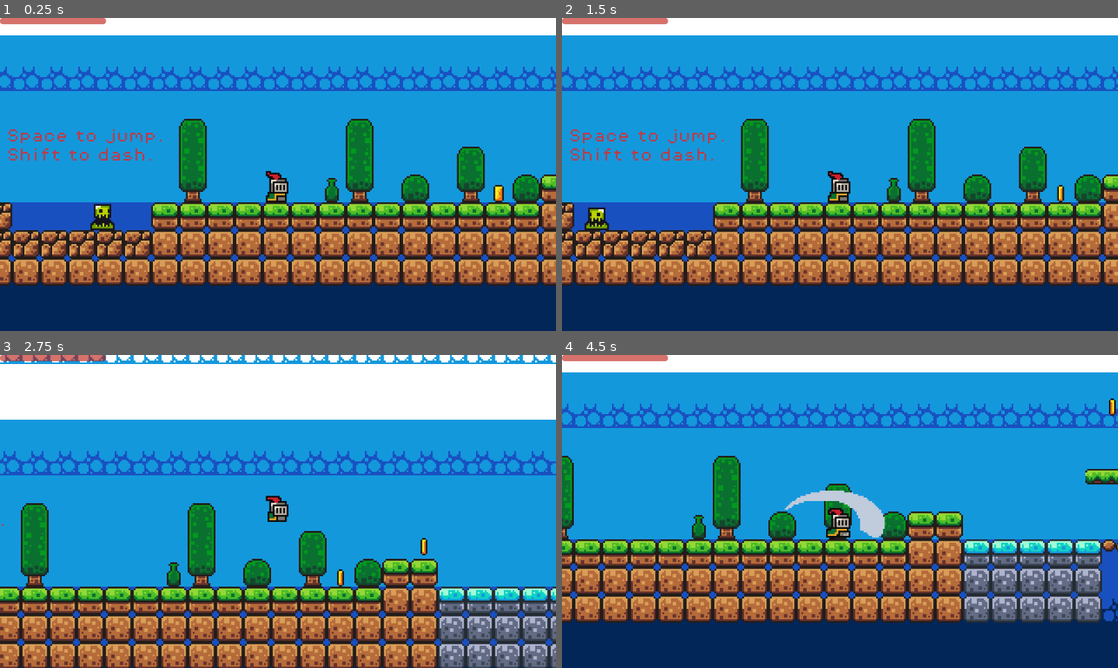
Above: before the commit, frames 1-4 (two rows, left to right).
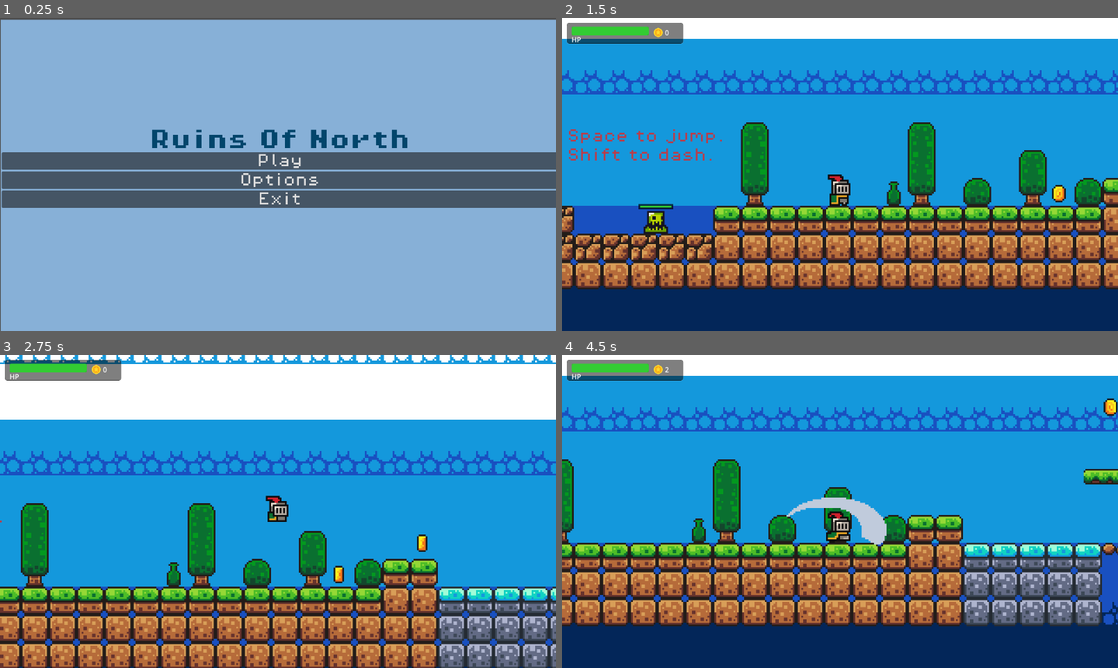
Above: after the commit, the same moments.

Repository: Kacprr/ThesisGameProject
Game: Godot game, scene res://Scenes/main_menu.tscn
The game is run twice, just before and just after one commit, with the same random seed, the same clock (stepped at 60 frames per second) and the same inputs. Before the commit the project starts from res://Scenes/game.tscn.
Inputs (mouse positions are in pixels of both pictures, inside the frame that each line leads up to):
- Up to frame 1 (0.25 s): no input
- Up to frame 2 (1.5 s): click (840, 180) at 0.5 s, where only the run after the commit has a clickable "Options"; click (840, 161) at 1.25 s, where only the run after the commit has a clickable "Play"
- Up to frame 3 (2.75 s): hold Right (move_right) from 2.03 s (still down); hold Z (attack) from 2.03 s (still down); tap Space (jump) at 2.27 s
- Up to frame 4 (4.5 s): release Z (attack) at 2.78 s; tap Z (attack) at 2.85, 4.35 s; tap Space (jump) at 3.02 s; release Right (move_right) at 3.53 s; hold Left (move_left) 3.53-4.28 s; hold Z (attack) 3.53-4.28 s; tap Shift (dash) at 3.6 s; hold Right (move_right) from 4.28 s (still down)

The runs differ from the first frame. In frame 1, 100% of the frame differs, in the area x 0-100%, y 0-100%; in frame 2, 27%; in frame 3, 1.9%; in frame 4, 27%.

Commit message:
- feat(hud,combat,ai): add polished HUD, tweened health, slime HP bars; fix shutdown errors -Redesign HUD with styled panel, health ProgressBar, coin icon score -Wire score updates from GameManager; defer init to avoid nil refs -Tween health bar updates; add safe queued updates -Add HealthBar class and attach to slimes; increase slime HP; update on damage -Change sword attack to deal damage with per-target cooldown -Prevent shutdown issues by guarding updates in exit_tree

Diff:
--- a/ruinsofnorth/Scenes/HUD.tscn
+++ b/ruinsofnorth/Scenes/HUD.tscn
@@ -1,15 +1,78 @@
-[gd_scene load_steps=2 format=3 uid="uid://ck3pxjp1rj2is"]
+[gd_scene load_steps=6 format=3 uid="uid://ck3pxjp1rj2is"]
 
 [ext_resource type="Script" uid="uid://n5x6wv4ccpnl" path="res://Scripts/hud.gd" id="1_sd512"]
+[ext_resource type="Texture2D" uid="uid://b476uqstrun2m" path="res://Assets/sprites/star.png" id="2_jo1ms"]
+
+[sub_resource type="StyleBoxFlat" id="1"]
+bg_color = Color(0, 0, 0, 0.5)
+border_width_left = 1
+border_width_top = 1
+border_width_right = 1
+border_width_bottom = 1
+border_color = Color(1, 1, 1, 0.15)
+corner_radius_top_left = 6
+corner_radius_top_right = 6
+corner_radius_bottom_right = 6
+corner_radius_bottom_left = 6
+
+[sub_resource type="StyleBoxFlat" id="2"]
+bg_color = Color(0.15, 0.15, 0.18, 0.9)
+corner_radius_top_left = 4
+corner_radius_top_right = 4
+corner_radius_bottom_right = 4
+corner_radius_bottom_left = 4
+
+[sub_resource type="StyleBoxFlat" id="3"]
+bg_color = Color(0.2, 0.8, 0.2, 1)
+corner_radius_top_left = 4
+corner_radius_top_right = 4
+corner_radius_bottom_right = 4
+corner_radius_bottom_left = 4
 
 [node name="HUD" type="CanvasLayer"]
 script = ExtResource("1_sd512")
 
-[node name="HealthBar" type="ProgressBar" parent="."]
-modulate = Color(1, 0.0509804, 0, 1)
-offset_right = 244.0
-offset_bottom = 14.0
+[node name="UIFrame" type="Panel" parent="."]
+offset_left = 10.0
+offset_top = 10.0
+offset_right = 280.0
+offset_bottom = 60.0
+theme_override_styles/panel = SubResource("1")
+
+[node name="HealthBar" type="ProgressBar" parent="UIFrame"]
+layout_mode = 0
+offset_left = 12.0
+offset_top = 10.0
+offset_right = 190.0
+offset_bottom = 30.0
+theme_override_styles/background = SubResource("2")
+theme_override_styles/fill = SubResource("3")
 max_value = 5.0
 step = 1.0
 value = 5.0
 show_percentage = false
+
+[node name="HpLabel" type="Label" parent="UIFrame"]
+layout_mode = 0
+offset_left = 12.0
+offset_top = 28.0
+offset_right = 36.0
+offset_bottom = 51.0
+text = "HP"
+
+[node name="ScoreContainer" type="HBoxContainer" parent="UIFrame"]
+layout_mode = 0
+offset_left = 200.0
+offset_top = 12.0
+offset_right = 260.0
+offset_bottom = 30.0
+
+[node name="CoinIcon" type="TextureRect" parent="UIFrame/ScoreContainer"]
+custom_minimum_size = Vector2(12, 12)
+layout_mode = 2
+texture = ExtResource("2_jo1ms")
+expand_mode = 2
+
+[node name="ScoreLabel" type="Label" parent="UIFrame/ScoreContainer"]
+layout_mode = 2
+text = "0"
--- a/ruinsofnorth/Scenes/game.tscn
+++ b/ruinsofnorth/Scenes/game.tscn
@@ -213,7 +213,6 @@
 }
 
 [node name="Game" type="Node2D"]
-position = Vector2(-1, -2)
 
 [node name="GameManager" type="Node" parent="."]
 unique_name_in_owner = true
--- /dev/null
+++ b/ruinsofnorth/Scenes/main_menu.tscn
@@ -0,0 +1,58 @@
+[gd_scene load_steps=4 format=3 uid="uid://bj13u34s0bcgf"]
+
+[ext_resource type="Script" uid="uid://fl6v26k8fsow" path="res://Scripts/main_menu.gd" id="1_28flt"]
+[ext_resource type="FontFile" uid="uid://dalj3asj0d324" path="res://Assets/fonts/PixelOperator8-Bold.ttf" id="2_48xlc"]
+[ext_resource type="FontFile" uid="uid://0fn4even71bp" path="res://Assets/fonts/PixelOperator8.ttf" id="3_1ehe0"]
+
+[node name="MainMenu" type="Control"]
+layout_mode = 3
+anchors_preset = 0
+offset_left = 2.0
+offset_top = 1.0
+offset_right = 1278.0
+offset_bottom = 720.0
+script = ExtResource("1_28flt")
+
+[node name="ColorRect" type="ColorRect" parent="."]
+layout_mode = 0
+offset_top = 3.0
+offset_right = 1279.0
+offset_bottom = 719.0
+color = Color(0.531063, 0.689237, 0.841431, 1)
+
+[node name="VBoxContainer" type="VBoxContainer" parent="."]
+layout_mode = 0
+offset_left = 2.0
+offset_top = 256.0
+offset_right = 1282.0
+offset_bottom = 436.0
+
+[node name="Title" type="Label" parent="VBoxContainer"]
+layout_mode = 2
+theme_override_colors/font_color = Color(0.00921877, 0.270652, 0.419305, 1)
+theme_override_fonts/font = ExtResource("2_48xlc")
+theme_override_font_sizes/font_size = 48
+text = "Ruins Of North"
+horizontal_alignment = 1
+
+[node name="PlayButton" type="Button" parent="VBoxContainer"]
+layout_mode = 2
+theme_override_fonts/font = ExtResource("3_1ehe0")
+theme_override_font_sizes/font_size = 32
+text = "Play"
+
+[node name="OptionsButton" type="Button" parent="VBoxContainer"]
+layout_mode = 2
+theme_override_fonts/font = ExtResource("3_1ehe0")
+theme_override_font_sizes/font_size = 32
+text = "Options"
+
+[node name="ExitButton" type="Button" parent="VBoxContainer"]
+layout_mode = 2
+theme_override_fonts/font = ExtResource("3_1ehe0")
+theme_override_font_sizes/font_size = 32
+text = "Exit"
+
+[connection signal="pressed" from="VBoxContainer/PlayButton" to="." method="_on_play_button_pressed"]
+[connection signal="pressed" from="VBoxContainer/OptionsButton" to="." method="_on_options_button_pressed"]
+[connection signal="pressed" from="VBoxContainer/ExitButton" to="." method="_on_exit_button_pressed"]
--- a/ruinsofnorth/Scripts/attack.gd
+++ b/ruinsofnorth/Scripts/attack.gd
@@ -1,18 +1,31 @@
 extends Area2D
 
+@export var damage: int = 1
 @onready var _animated_sprite = $AnimatedSprite2D
+
+var _recent_hits := {}
+var _hit_cooldown := 0.2
 
 func _ready():
 	connect("body_entered", Callable(self, "_on_body_entered"))
 	_animated_sprite.play("new_animation")
-	# Auto-destroy after 0.3 seconds even if it misses
+	# Auto-destroy after 0.5 seconds even if it misses
 	await get_tree().create_timer(0.5).timeout
 	queue_free()
 
 func _on_body_entered(body: Node2D) -> void:
+	if body == null:
+		return
+	if _recent_hits.has(body):
+		return
 	print("Attack hit: ", body.name)
 	if body.is_in_group("enemies"):
-		body.queue_free()
+		if body.has_method("take_damage"):
+			body.take_damage(damage)
+			_recent_hits[body] = true
+			# clear recent hit after short delay to avoid multi-hit in one overlap
+			await get_tree().create_timer(_hit_cooldown).timeout
+			_recent_hits.erase(body)
 
 func set_flip():
 	scale.x = -1
--- a/ruinsofnorth/Scripts/game_manager.gd
+++ b/ruinsofnorth/Scripts/game_manager.gd
@@ -4,6 +4,25 @@
 
 @onready var score_label: Label = $ScoreLabel
 
+func _ready() -> void:
+	call_deferred("_init_hud")
+
+func _init_hud() -> void:
+	var hud := get_node_or_null("../HUD")
+	if hud:
+		hud.update_score(score)
+		var player := get_node_or_null("../Player")
+		if player:
+			var h = player.get("health")
+			if typeof(h) == TYPE_INT or typeof(h) == TYPE_FLOAT:
+				var ih := int(h)
+				if hud.has_method("set_max_health"):
+					hud.set_max_health(ih)
+					hud.update_health(ih)
+
 func add_point():
 	score += 1
 	score_label.text = "You collected " + str(score) + " coins."
+	var hud := get_node_or_null("../HUD")
+	if hud:
+		hud.update_score(score)
--- /dev/null
+++ b/ruinsofnorth/Scripts/health_bar.gd
@@ -0,0 +1,46 @@
+class_name HealthBar
+extends Node2D
+
+@export var max_value: int = 3
+@export var value: int = 3
+@export var bar_width: int = 20
+@export var bar_height: int = 3
+@export var background_color: Color = Color(0, 0, 0, 0.7)
+@export var good_color: Color = Color(0.2, 0.8, 0.2, 1.0)
+@export var mid_color: Color = Color(0.9, 0.8, 0.2, 1.0)
+@export var low_color: Color = Color(0.9, 0.2, 0.2, 1.0)
+
+var margin: int = 1
+
+func _ready() -> void:
+	set_as_top_level(false)
+	z_index = 100
+	queue_redraw()
+
+func set_max_value(new_max: int) -> void:
+	max_value = max(new_max, 1)
+	value = min(value, max_value)
+	queue_redraw()
+
+func set_value(new_value: int) -> void:
+	value = clamp(new_value, 0, max_value)
+	queue_redraw()
+
+func _draw() -> void:
+	# Background
+	draw_rect(Rect2(Vector2(-bar_width / 2, -bar_height / 2), Vector2(bar_width, bar_height)), background_color, true)
+
+	if max_value <= 0:
+		return
+	var pct := float(value) / float(max_value)
+	var fill_width := int((bar_width - margin * 2) * pct)
+	var fill_color := _get_fill_color(pct)
+	# Fill
+	draw_rect(Rect2(Vector2(-bar_width / 2 + margin, -bar_height / 2 + margin), Vector2(fill_width, bar_height - margin * 2)), fill_color, true)
+
+func _get_fill_color(pct: float) -> Color:
+	if pct > 0.6:
+		return good_color
+	elif pct > 0.3:
+		return mid_color
+	return low_color
--- a/ruinsofnorth/Scripts/hud.gd
+++ b/ruinsofnorth/Scripts/hud.gd
@@ -1,10 +1,72 @@
 extends CanvasLayer
 
-@onready var health_bar = $HealthBar
+@onready var health_bar: ProgressBar = $UIFrame/HealthBar
+@onready var score_label: Label = $UIFrame/ScoreContainer/ScoreLabel
 
-func update_health(value):
-	health_bar.value = value
+var max_health: int = 5
+var _health_tween: Tween
+var _pending_score: int = -1
+var _pending_health: int = -1
+var _pending_max_health: int = -1
+var _is_quitting: bool = false
 
+func _ready() -> void:
+	# Initialize queued values safely
+	if _pending_max_health >= 0:
+		set_max_health(_pending_max_health)
+		_pending_max_health = -1
+	else:
+		health_bar.max_value = max_health
+
+	if _pending_health >= 0:
+		_update_health_internal(_pending_health)
+		_pending_health = -1
+	else:
+		health_bar.value = max_health
+
+	if _pending_score >= 0:
+		score_label.text = str(_pending_score)
+		_pending_score = -1
+
+func _exit_tree() -> void:
+	_is_quitting = true
+	if _health_tween and _health_tween.is_running():
+		_health_tween.kill()
+
+func set_max_health(value: int) -> void:
+	if _is_quitting:
+		return
+	if not is_inside_tree() or health_bar == null:
+		_pending_max_health = value
+		return
+	max_health = max(value, 1)
+	health_bar.max_value = max_health
+	health_bar.value = clampi(health_bar.value, 0, max_health)
+
+func update_health(value: int) -> void:
+	if _is_quitting:
+		return
+	if not is_inside_tree() or health_bar == null:
+		_pending_health = value
+		return
+	_update_health_internal(value)
+
+func _update_health_internal(value: int) -> void:
+	if _is_quitting:
+		return
+	var target: int = clampi(value, 0, max_health)
+	if _health_tween and _health_tween.is_running():
+		_health_tween.kill()
+	_health_tween = create_tween()
+	_health_tween.tween_property(health_bar, "value", target, 0.25).set_ease(Tween.EASE_OUT).set_trans(Tween.TRANS_SINE)
+
+func update_score(score: int) -> void:
+	if _is_quitting:
+		return
+	if not is_inside_tree() or score_label == null:
+		_pending_score = score
+		return
+	score_label.text = str(score)
 
 func _on_player_health_changed(health: Variant) -> void:
-	update_health(health)
+	update_health(int(health))
--- /dev/null
+++ b/ruinsofnorth/Scripts/main_menu.gd
@@ -0,0 +1,10 @@
+extends Control
+
+func _on_play_button_pressed():
+	get_tree().change_scene_to_file("res://Scenes/game.tscn") #main game scene
+
+func _on_options_button_pressed():
+	print("Options selected") # Can later link to options screen
+
+func _on_exit_button_pressed():
+	get_tree().quit()
--- /dev/null
+++ b/ruinsofnorth/Scripts/play_button.gd
@@ -0,0 +1,11 @@
+extends Button
+
+
+# Called when the node enters the scene tree for the first time.
+func _ready() -> void:
+	pass # Replace with function body.
+
+
+# Called every frame. 'delta' is the elapsed time since the previous frame.
+func _process(delta: float) -> void:
+	pass
--- a/ruinsofnorth/Scripts/slime.gd
+++ b/ruinsofnorth/Scripts/slime.gd
@@ -3,7 +3,8 @@
 const speed = 60
 
 var direction = 1
-var health = 1
+var health = 3
+var max_health = 3
 
 # State enumeration
 enum State {
@@ -11,18 +12,17 @@
 	ATTACKING
 }
 
-
 var state = State.IDLE
 var attack_cooldown = 1.0 # seconds
 var can_attack = true
-
 
 @onready var animated_sprite: AnimatedSprite2D = $AnimatedSprite2D
 @onready var ray_cast_right: RayCast2D = $RayCastRight
 @onready var ray_cast_left: RayCast2D = $RayCastLeft
 @onready var damage_area: Area2D = $DamageArea
+@onready var attack_timer: Timer = $AttackTimer
 
-@onready var attack_timer: Timer = $AttackTimer
+var health_bar: HealthBar
 
 func _ready() -> void:
 	add_to_group("enemies")
@@ -30,6 +30,13 @@
 	attack_timer.wait_time = attack_cooldown
 	attack_timer.one_shot = true
 	attack_timer.connect("timeout", Callable(self, "_on_attack_timer_timeout"))
+
+	# Create and attach health bar above the slime
+	health_bar = HealthBar.new()
+	health_bar.position = Vector2(0, -16)
+	health_bar.set_max_value(max_health)
+	health_bar.set_value(health)
+	add_child(health_bar)
 
 func _physics_process(delta):
 	if state == State.IDLE:
@@ -60,6 +67,8 @@
 
 func take_damage(amount):
 	health -= amount
+	if health_bar:
+		health_bar.set_value(health)
 	if health <= 0:
 		queue_free()
 
--- a/ruinsofnorth/project.godot
+++ b/ruinsofnorth/project.godot
@@ -11,8 +11,8 @@
 [application]
 
 config/name="RuinsOfNorth"
-run/main_scene="uid://dolilhbitaa35"
-config/features=PackedStringArray("4.4", "Forward Plus")
+run/main_scene="uid://bj13u34s0bcgf"
+config/features=PackedStringArray("4.5", "Forward Plus")
 
 [autoload]
 
Binary file added: ruinsofnorth/Assets/sprites/star.png
Not shown, added: ruinsofnorth/Assets/sprites/star.png.import
Not shown, added: ruinsofnorth/Scripts/health_bar.gd.uid
Not shown, added: ruinsofnorth/Scripts/main_menu.gd.uid
Not shown, added: ruinsofnorth/Scripts/play_button.gd.uid
